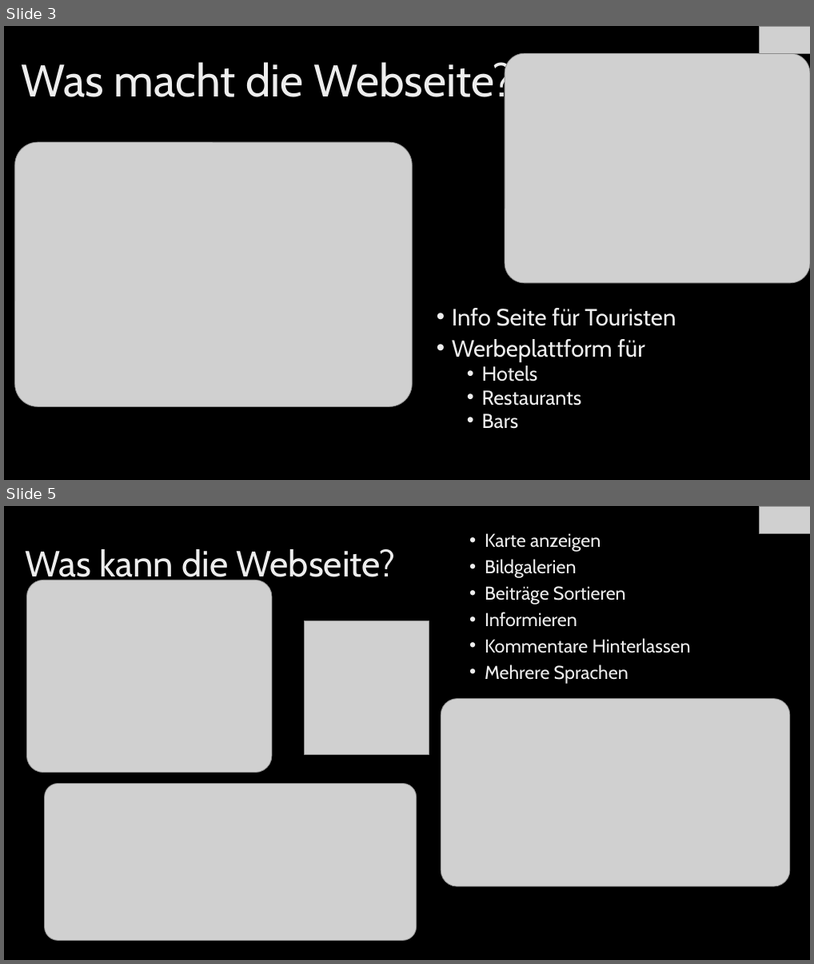
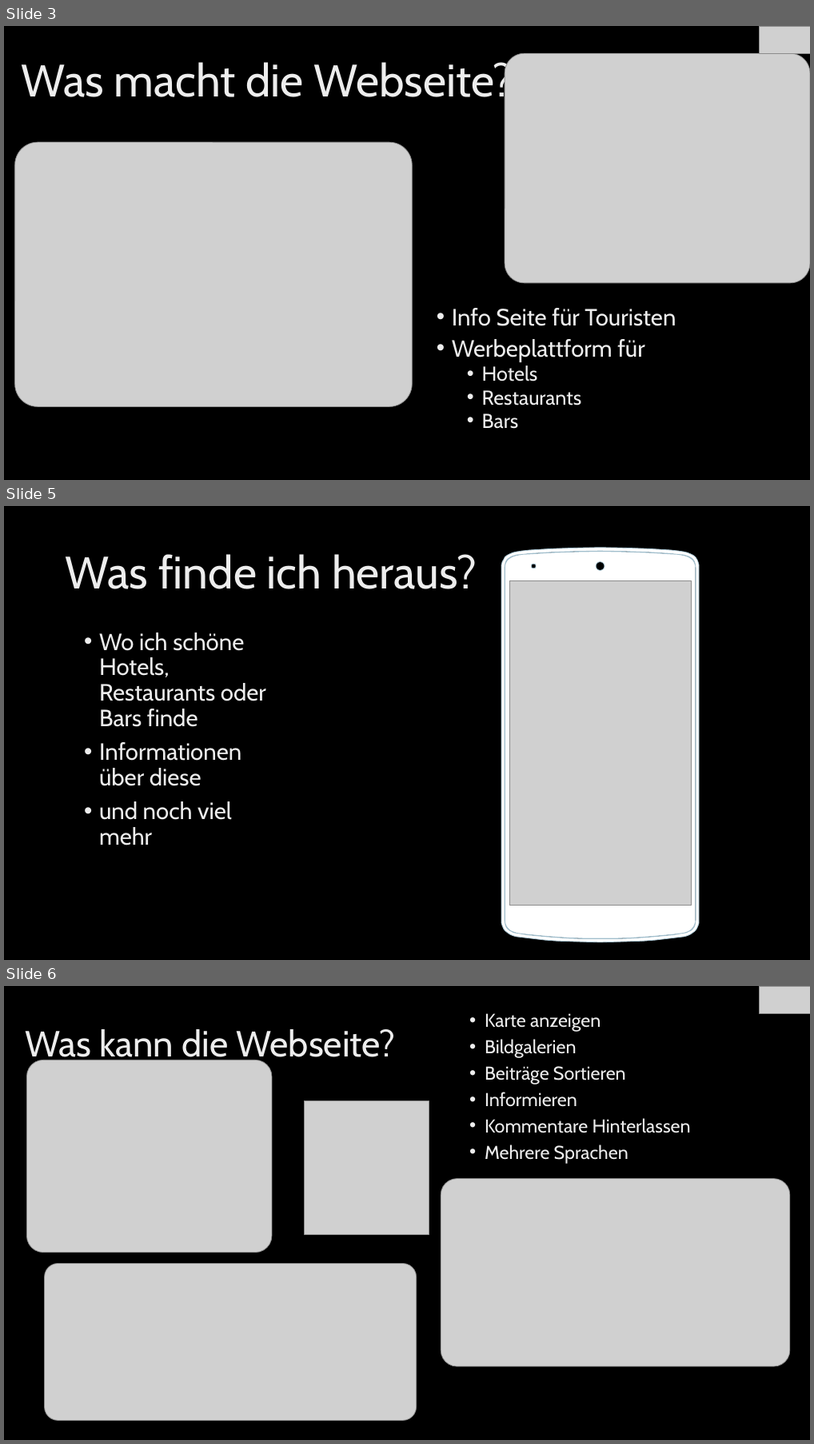
Before and after one commit to mircb/ProjektWebseite, a slide deck: WebProjekt.pptx. Shown one above the other, each under a label of ours: slides 3 and 5 before the commit, slides 3, 5 and 6 after it; the slides between them are not shown. The pictures are 814x964 and 814x1444 pixels, drawn with LibreOffice and Linux fonts; fonts in the diff are those of the drawing; grey boxes stand for pictures; background and template pictures are left out. Boxes give left, top, right and bottom in pixels: in the first picture for what was removed or moved away, otherwise in the second. Text is boxed around its words. In the diff, an @@ line names an element or a change of style, - is before the commit and + after.

```diff
--- a/WebProjekt.pptx
+++ b/WebProjekt.pptx
@@ slide 5 added at (x1=4, y1=506, x2=810, y2=960), background picture (left out) @@
@@ freeform shape added at (x1=502, y1=547, x2=700, y2=941), fill #FFFFFF, outline #A1BECC 0.75 pt @@
@@ title added at (x1=66, y1=554, x2=477, y2=589), 54 pt, text gradient #DEDEDE to #EDEDED to #FFFFFF @@
+Was finde ich heraus?
@@ picture added at (x1=510, y1=580, x2=692, y2=904) @@
@@ text added at (x1=99, y1=632, x2=266, y2=845), 28 pt, text gradient #DEDEDE to #EDEDED to #FFFFFF @@
+• Wo ich schöne Hotels, Restaurants oder Bars finde
+• Informationen über diese
+• und noch viel mehr
@@ what was slide 5 is now slide 6 @@
```
Also in this commit, not shown: 2 slides changed.
